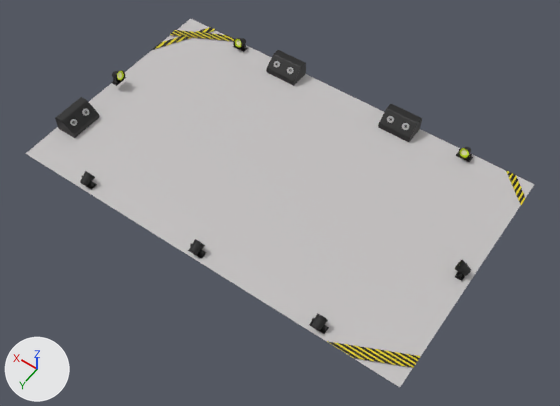
One commit to the OBJ model project/Resources/GameScene/Models/ground/ground.obj: the scene before it, then after it.
Both versions are drawn from a 50 mm lens placed at (-13.6, 18.7, 27.0), pointed at (-1.0, 1.1, -0.6). Arrows for +X, +Y and +Z are at lower left; the lights stay in place. Where no turn or scale is listed for an object, it has been applied to the vertices.

Objects in the first picture: 'newground', 'speaker1', 'speaker2', 'speaker2.001', 'teap2'.
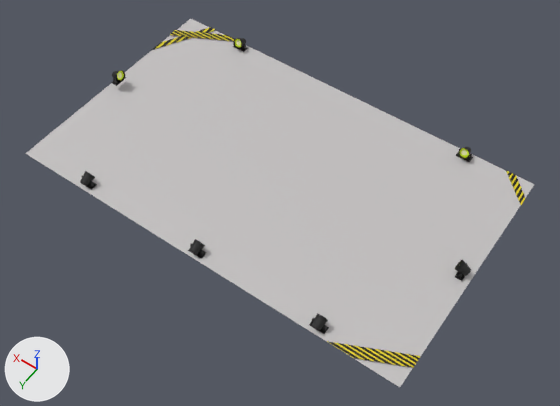
The change in detail:
Object 'speaker1' (ob_speaker1) is deleted.
Object 'speaker2' (ob_speaker2) is deleted.
Object 'speaker2.001' (ob_speaker2_001) is deleted.

What differs and where, as boxes (x1, y1, x2, y2) in the pictures (560 x 406 px):
'speaker2.001', deleted (black): before (55, 97, 99, 138)
'speaker1', deleted (black): before (378, 104, 422, 142)
'speaker2', deleted (black): before (266, 50, 306, 86)
